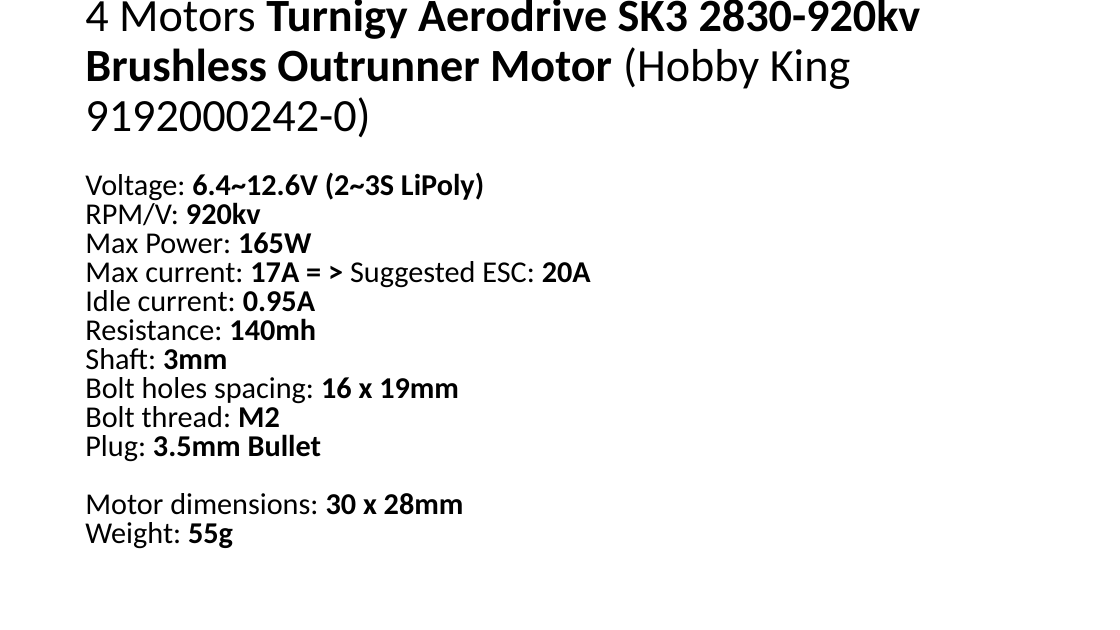
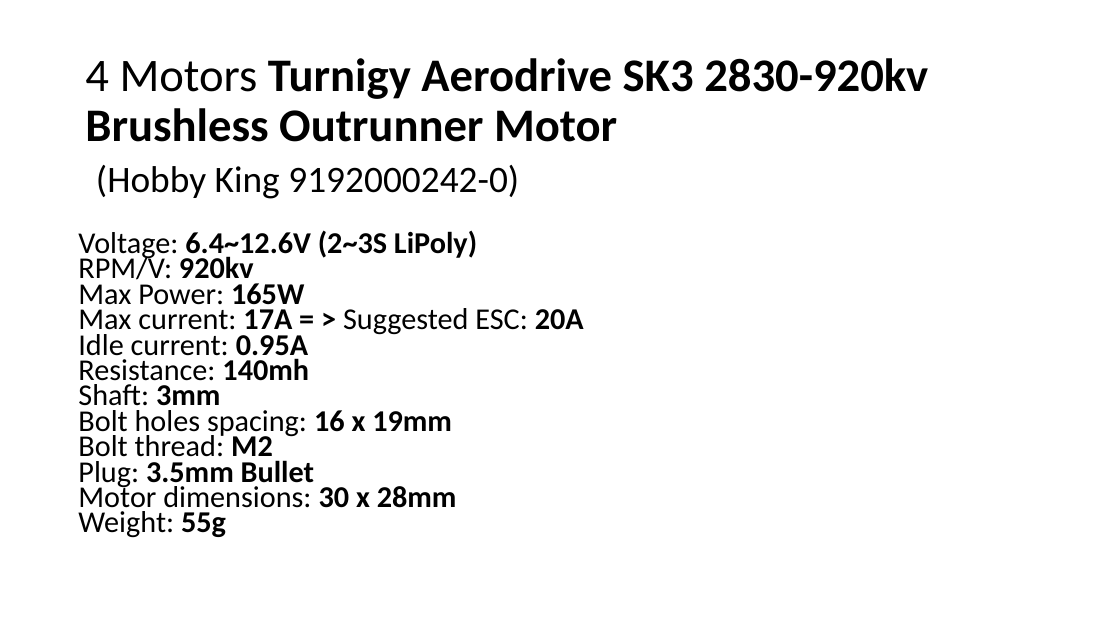
Before and after one commit to RobotEdh/RobotMicroControl, a slide deck: slide 10 of libraries/Diagramm Drone3.pptx. Drawn at 1120x630 pixels with LibreOffice and Linux fonts; fonts in the diff are those of the drawing. Boxes give left, top, right and bottom in pixels: in the first picture for what was removed or moved away, otherwise in the second. Text is boxed around its words. In the diff, an @@ line names an element or a change of style, - is before the commit and + after.

```diff
--- a/libraries/Diagramm Drone3.pptx
+++ b/libraries/Diagramm Drone3.pptx
@@ title "4 Motors Turnigy Aerodrive SK3 ..." at [85,58,928,199]: size 39.6 to 40 pt in "4 Motors Turnigy Aerodrive SK3 2830-920kv Brushless ..."; size 39.6 to 32 pt in "(Hobby King 9192000242-0)" @@
@@ text "Voltage: 6.4~12.6V (2~3S LiPoly) RPM/V: ...": place and size @@
-text "Voltage: 6.4~12.6V (2~3S LiPoly) RPM/V: ..." at [85,172,591,549]
+text "Voltage: 6.4~12.6V (2~3S LiPoly) RPM/V: ..." at [78,230,584,538]
@@ text "Voltage: 6.4~12.6V (2~3S LiPoly) RPM/V: ..." at [78,230,584,538]: line spacing 0.8 to 0.7 @@
```
Also in this commit, not shown: 11 other slides changed, 2 slides added, 3 slides removed, 10 other files.
